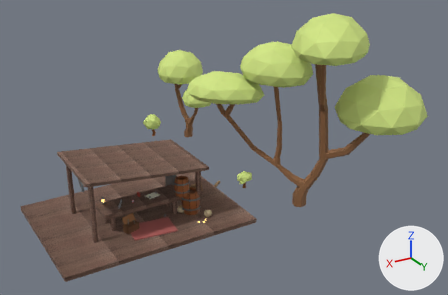
The Blender file RedFortress2/MultiPassRendering/res/model/base/base_decor.blend, before and after one commit.
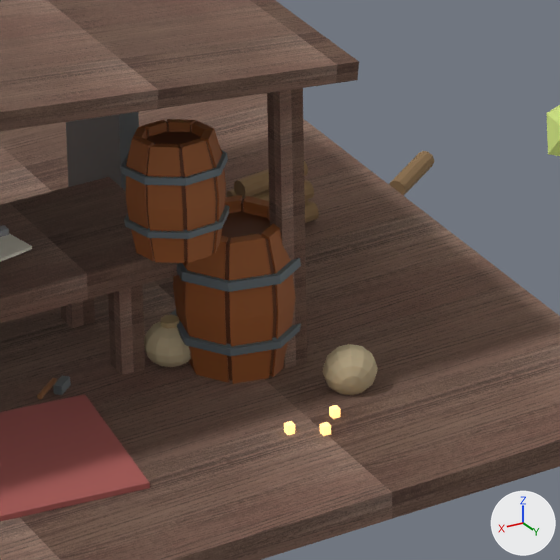
Each version is shown from a 50 mm camera at (1.56, 1.35, 13.04) aimed at (-10.37, -18.54, 3.1), then close up on the part from 35% to 53% of the width and 54% to 82% of the height. Every picture has the same lights, and +X, +Y and +Z are marked at lower right. The last two pictures show the newer version.

Names of what the first close-up shows: 'WorkshopBarrelA_0', 'WorkshopBarrelB_0', 'WorkshopBenchLeg.001', 'WorkshopBenchTop', 'WorkshopCanopy', 'WorkshopCanopyPost.002', 'WorkshopDeck', 'WorkshopLogRolled', 'WorkshopRug', 'WorkshopSackA', 'WorkshopSackB', 'WorkshopToolRack' and 14 more.
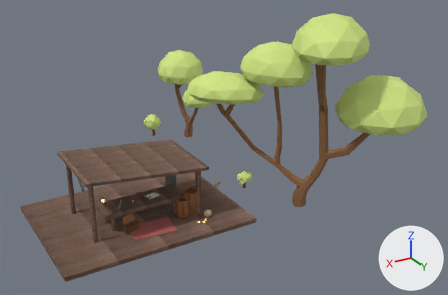
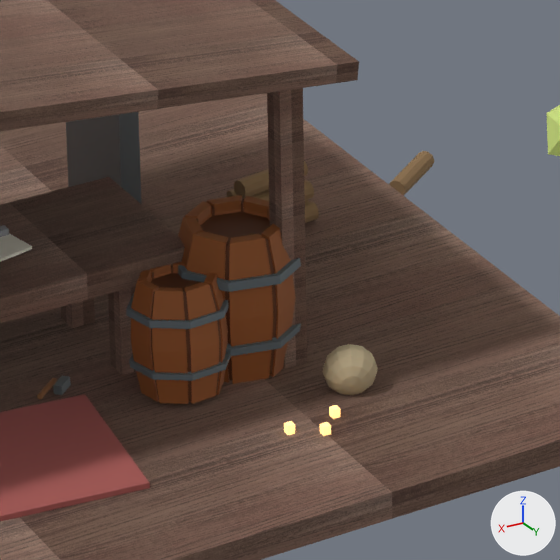
What differs and where, as boxes (x1, y1, x2, y2) in the close-ups (560 x 560 px):
'WorkshopBarrelB_0', moved
    before: (121, 119, 230, 263)
    after: (126, 261, 231, 404)
'WorkshopSackA', unchanged, covered by the edit
    before: (144, 321, 191, 367)

Patch to the scene script:
```diff
--- a/RedFortress2/MultiPassRendering/res/model/base/base_decor.blend.py
+++ b/RedFortress2/MultiPassRendering/res/model/base/base_decor.blend.py
@@ ob_workshopbarrelb_0 @@
 ob_workshopbarrelb_0 = bpy.data.objects.new('WorkshopBarrelB_0', me_cylinder_023)
-ob_workshopbarrelb_0.location = (-8.5, -18.7, 1.367)
+ob_workshopbarrelb_0.location = (-8.5, -18.7, 0.401)
 ob_workshopbarrelb_0.rotation_euler = (0.0873, 0.0, -0.262)  # degrees (5, 0, -15)
```
